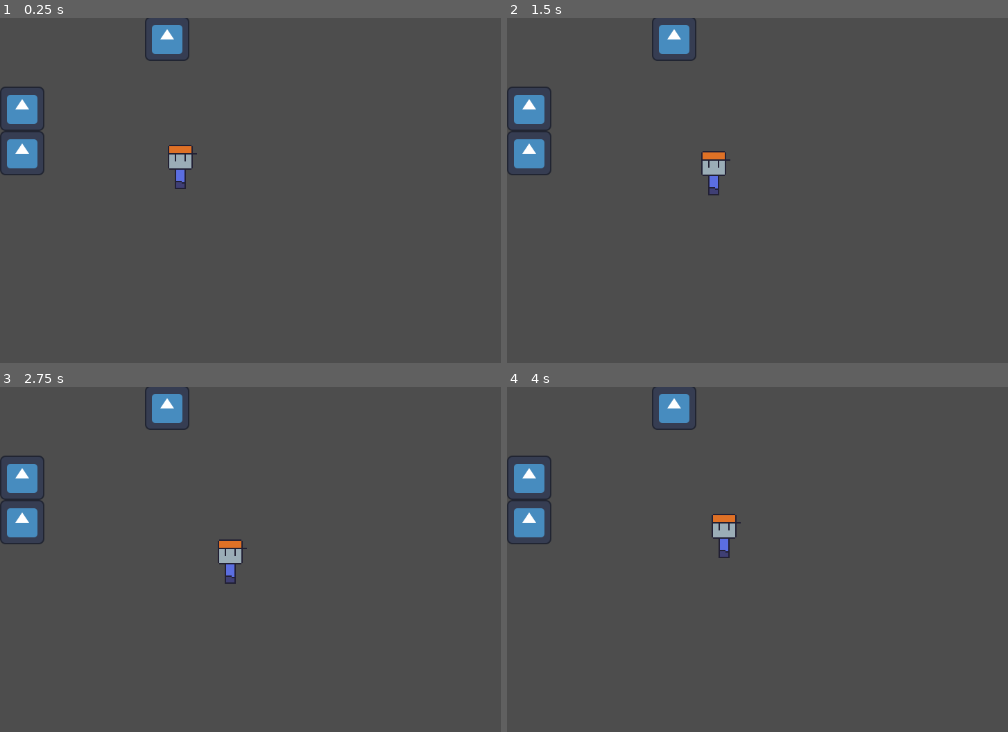
Above: before the commit, frames 1-4 (two rows, left to right).
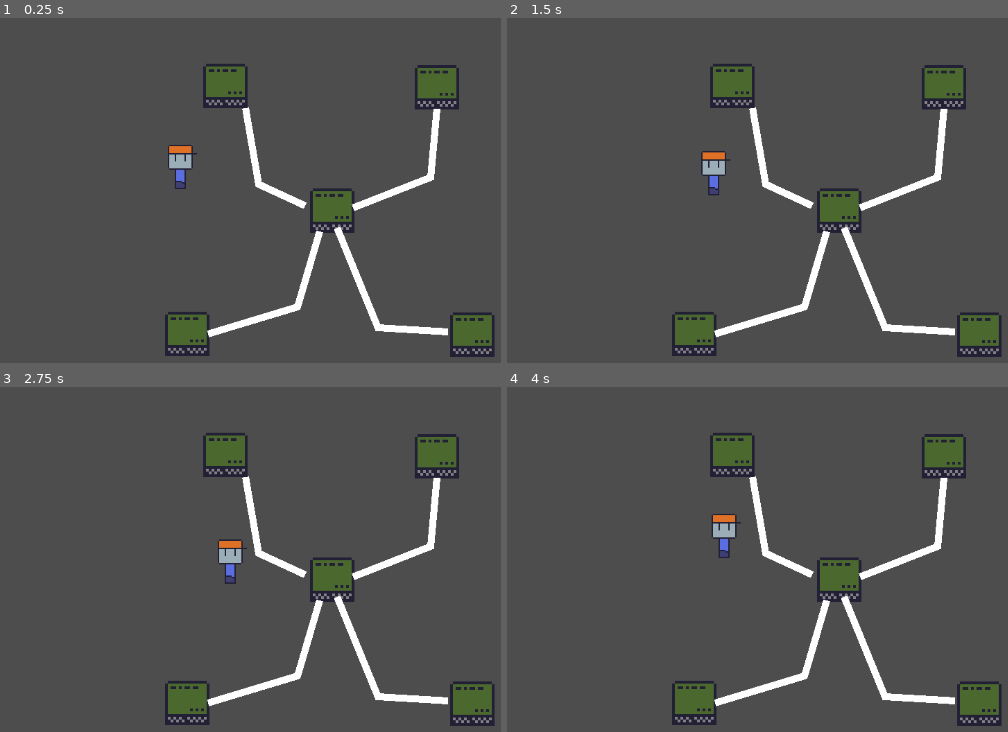
Above: after the commit, the same moments.

Repository: IsaelGabriel/lgj-2023
Game: Godot game, scene res://scenes/test_scene.tscn
The game is run twice, just before and just after one commit, with the same random seed, the same clock (stepped at 60 frames per second) and the same inputs. The project has no main scene, so this scene is started directly. The engine's default icon, where the game draws it, is replaced by a stand-in: a white triangle on a blue panel in a dark square.
Inputs:
- Up to frame 1 (0.25 s): no input
- Up to frame 2 (1.5 s): tap Enter at 0.5 s; hold Right (p1_right) 0.53-1.28 s; tap Space (p1_use) at 0.6, 1.35 s; hold Down (p1_down) from 1.28 s (still down)
- Up to frame 3 (2.75 s): release Down (p1_down) at 2.03 s; hold Right (p1_right) from 2.03 s (still down); tap Space (p1_use) at 2.1 s
- Up to frame 4 (4 s): release Right (p1_right) at 2.78 s; hold Up (p1_up) 2.78-3.53 s; tap Space (p1_use) at 2.85, 3.6 s; hold Left (p1_left) from 3.53 s (still down)

The runs differ from the first frame. In frame 1, 10% of the frame differs, in the area x 0-99%, y 0-99%; in frame 2, 10%; in frame 3, 10%; in frame 4, 10%.

Commit message:
changed virus flood algorythm to slow spread speed

Diff:
--- a/scenes/computer.tscn
+++ b/scenes/computer.tscn
@@ -1,11 +1,13 @@
-[gd_scene load_steps=3 format=3 uid="uid://b6vc6tnmg4sio"]
+[gd_scene load_steps=4 format=3 uid="uid://b6vc6tnmg4sio"]
 
-[ext_resource type="Script" path="res://scenes/computer.gd" id="1_buep4"]
+[ext_resource type="Script" path="res://scripts/computer.gd" id="1_1vj64"]
+[ext_resource type="Texture2D" uid="uid://b1q2gi7no3arl" path="res://sprites/placeholder_computer.png" id="2_r4050"]
 
 [sub_resource type="RectangleShape2D" id="RectangleShape2D_jwcp5"]
+size = Vector2(64, 64)
 
 [node name="computer" type="StaticBody2D"]
-script = ExtResource("1_buep4")
+script = ExtResource("1_1vj64")
 
 [node name="CollisionShape2D" type="CollisionShape2D" parent="."]
 shape = SubResource("RectangleShape2D_jwcp5")
@@ -13,4 +15,11 @@
 [node name="VirusTimer" type="Timer" parent="."]
 wait_time = 3.0
 
+[node name="Sprite2D" type="Sprite2D" parent="."]
+texture_filter = 1
+scale = Vector2(4, 4)
+texture = ExtResource("2_r4050")
+hframes = 2
+vframes = 3
+
 [connection signal="timeout" from="VirusTimer" to="." method="_on_virus_timer_timeout"]
--- a/scenes/test_scene.tscn
+++ b/scenes/test_scene.tscn
@@ -1,18 +1,40 @@
-[gd_scene load_steps=3 format=3 uid="uid://bkfcwp5sdhvea"]
+[gd_scene load_steps=4 format=3 uid="uid://bkfcwp5sdhvea"]
 
 [ext_resource type="PackedScene" uid="uid://ctm72syamdtu3" path="res://scenes/player.tscn" id="1_hehdr"]
-[ext_resource type="PackedScene" uid="uid://bqt63o8j1x5ys" path="res://scenes/box.tscn" id="2_trrvr"]
+[ext_resource type="Script" path="res://scripts/Network.gd" id="2_k0r3j"]
+[ext_resource type="PackedScene" uid="uid://b6vc6tnmg4sio" path="res://scenes/computer.tscn" id="3_na8rk"]
 
 [node name="TestScene" type="Node2D"]
 
 [node name="Player" parent="." instance=ExtResource("1_hehdr")]
 position = Vector2(260, 215)
 
-[node name="Box" parent="." instance=ExtResource("2_trrvr")]
-position = Vector2(32, 195)
+[node name="Network" type="Node" parent="."]
+script = ExtResource("2_k0r3j")
 
-[node name="Box2" parent="." instance=ExtResource("2_trrvr")]
-position = Vector2(241, 30)
+[node name="computer" parent="Network" instance=ExtResource("3_na8rk")]
+position = Vector2(681, 457)
 
-[node name="Box3" parent="." instance=ExtResource("2_trrvr")]
-position = Vector2(32, 131)
+[node name="computer2" parent="Network" instance=ExtResource("3_na8rk")]
+position = Vector2(270, 456)
+
+[node name="computer3" parent="Network" instance=ExtResource("3_na8rk")]
+position = Vector2(479, 278)
+
+[node name="computer4" parent="Network" instance=ExtResource("3_na8rk")]
+position = Vector2(630, 100)
+
+[node name="computer5" parent="Network" instance=ExtResource("3_na8rk")]
+position = Vector2(325, 98)
+
+[node name="Line2D" type="Line2D" parent="Network"]
+points = PackedVector2Array(354, 130, 373, 240, 440, 271)
+
+[node name="Line2D4" type="Line2D" parent="Network"]
+points = PackedVector2Array(630, 131, 621, 230, 509, 274)
+
+[node name="Line2D3" type="Line2D" parent="Network"]
+points = PackedVector2Array(300, 456, 429, 417, 461, 308)
+
+[node name="Line2D2" type="Line2D" parent="Network"]
+points = PackedVector2Array(646, 453, 545, 447, 486, 303)
--- /dev/null
+++ b/scripts/Network.gd
@@ -0,0 +1,15 @@
+extends Node
+
+
+@onready var computer1=$computer
+@onready var computer2=$computer2
+@onready var computer3=$computer3
+@onready var computer4=$computer4
+@onready var computer5=$computer5
+
+func _ready():
+	computer1.start([computer3])
+	computer2.start([computer3])
+	computer3.start([computer1,computer2,computer4,computer5])
+	computer4.start([computer3])
+	computer5.start([computer3])
--- a/scenes/computer.gd
+++ b/scripts/computer.gd
@@ -5,26 +5,31 @@
 @onready var connections=[]
 @onready var status=Status.FREE
 @onready var virus_timer=$VirusTimer
+@onready var sprite=$Sprite2D
 func start(adjacency):
 	connections=adjacency
 
-func interact(): #temporary for testing
+func use(): #temporary for testing
 	if status==Status.VIRUS:
 		fix()
 	elif status==Status.FREE:
 		virus()
 func virus():
-	status=Status.VIRUS
-	virus_timer.start()
+	if status!=Status.VIRUS:
+		status=Status.VIRUS
+		virus_timer.start()
+		sprite.frame=1
 
 func infect():
-	for i in connections:
-		i.virus()
+	randomize()
+	var i=randi()%(connections.size())
+	connections[i].virus()
 
 func fix():
 	if status==Status.VIRUS:
 		status=Status.FREE
 		virus_timer.stop()
+		sprite.frame=0
 
 func _on_virus_timer_timeout():
-	virus()
+	infect()
